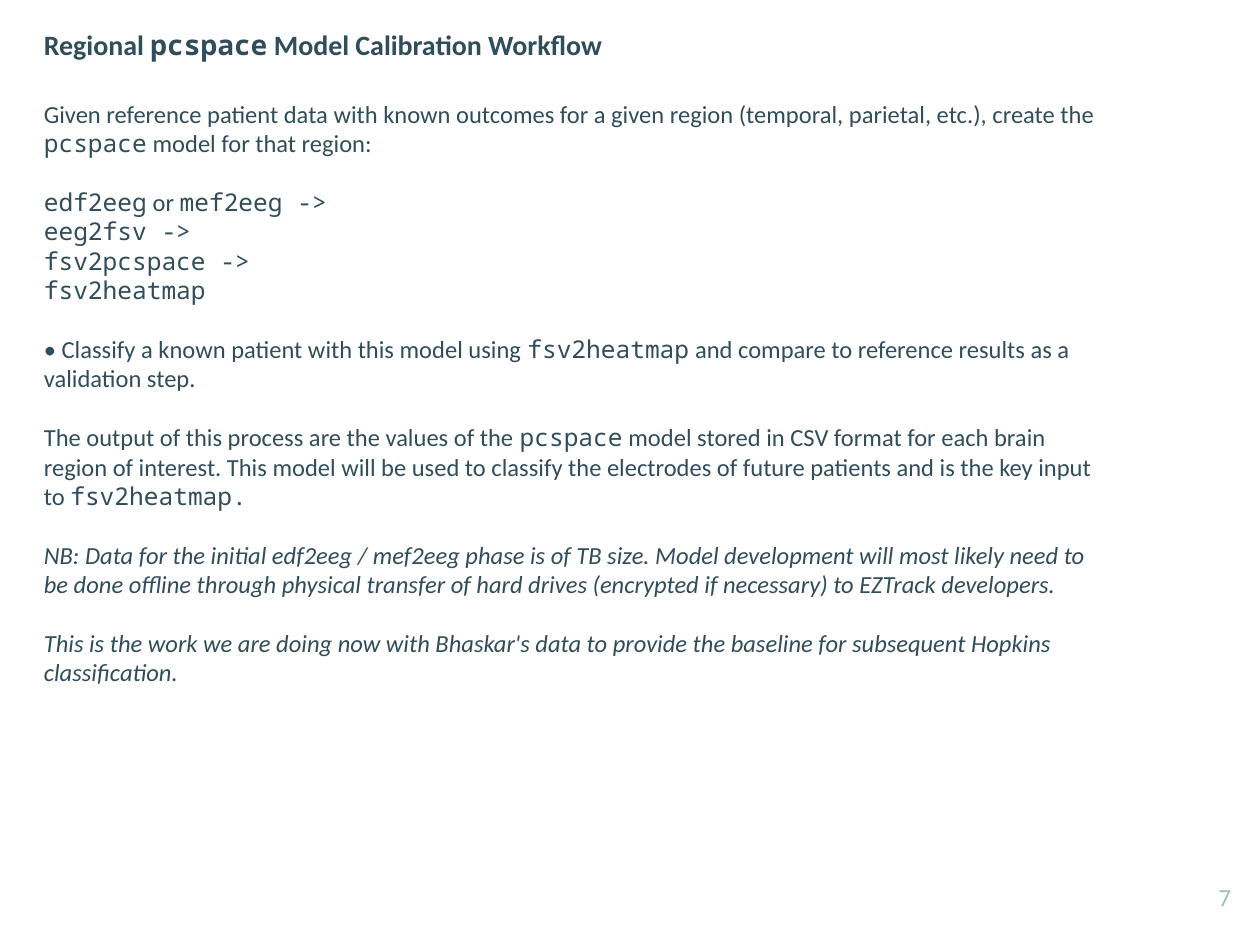
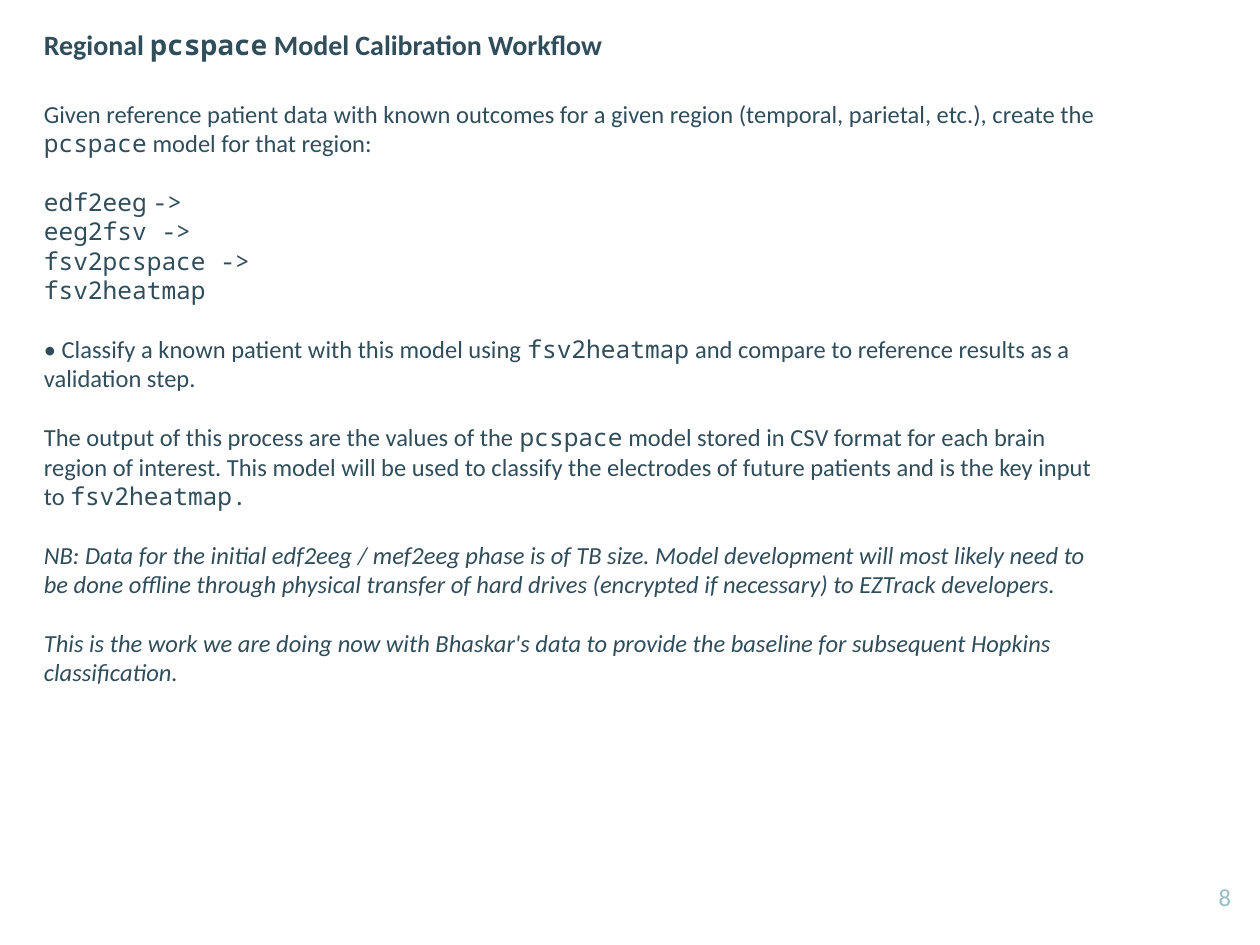
Before and after one commit to ncsl/network_neuroscience_epilepsy, a slide deck: slide 8 of EZTrack-implementation-guide.pptx (slide 7 before the commit). Drawn at 1260x945 pixels with LibreOffice and Linux fonts; fonts in the diff are those of the drawing. Boxes give left, top, right and bottom in pixels: in the first picture for what was removed or moved away, otherwise in the second. Text is boxed around its words. In the diff, an @@ line names an element or a change of style, - is before the commit and + after.

```diff
--- a/EZTrack-implementation-guide.pptx
+++ b/EZTrack-implementation-guide.pptx
@@ text at [44, 192, 147, 217]: text changed @@
-edf2eeg or mef2eeg ->
+edf2eeg ->
@@ page number at [1219, 889, 1231, 906]: text changed @@
-7
+8
```
Also in this commit, not shown: 1 other slide changed, 1 slide added.
